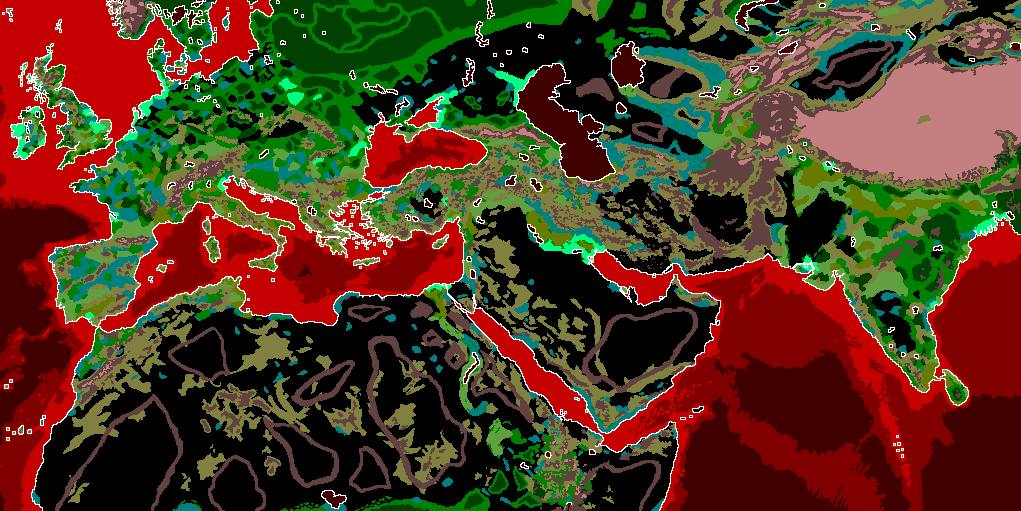
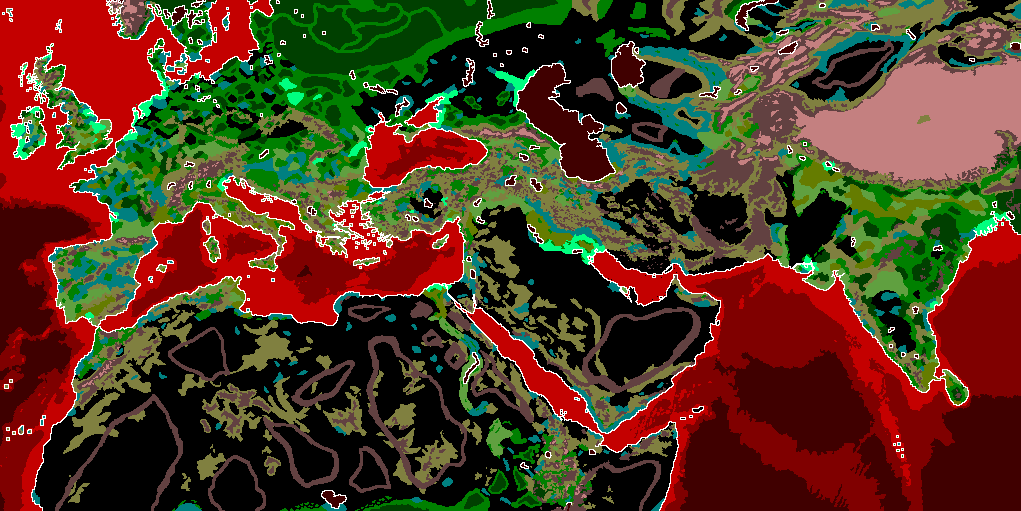
Revision of a layered 1021 × 511 image; what changed, layer by layer:
painted on "map_ground_types_blocked_access" over [582, 315, 701, 393]
